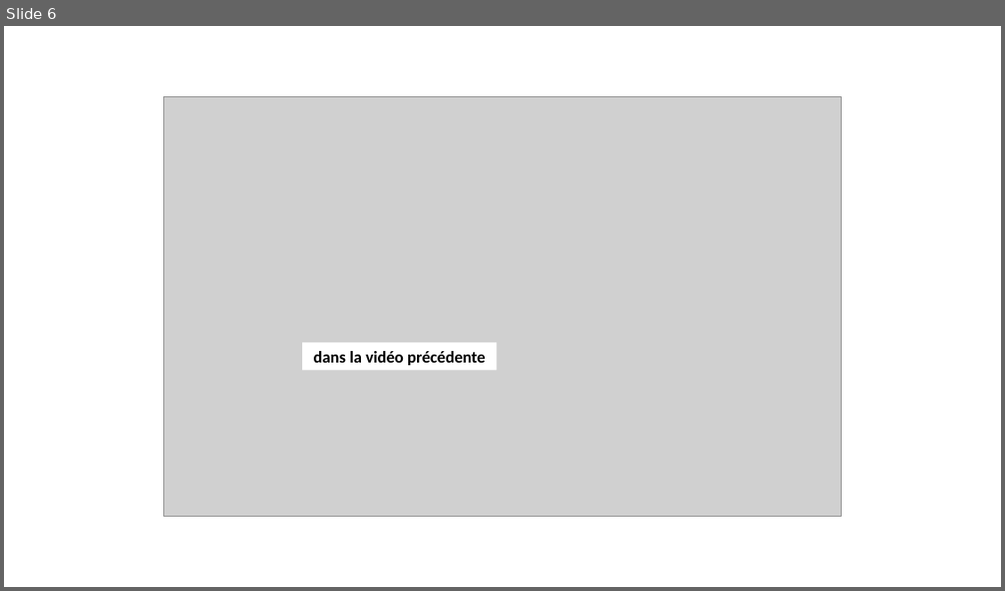
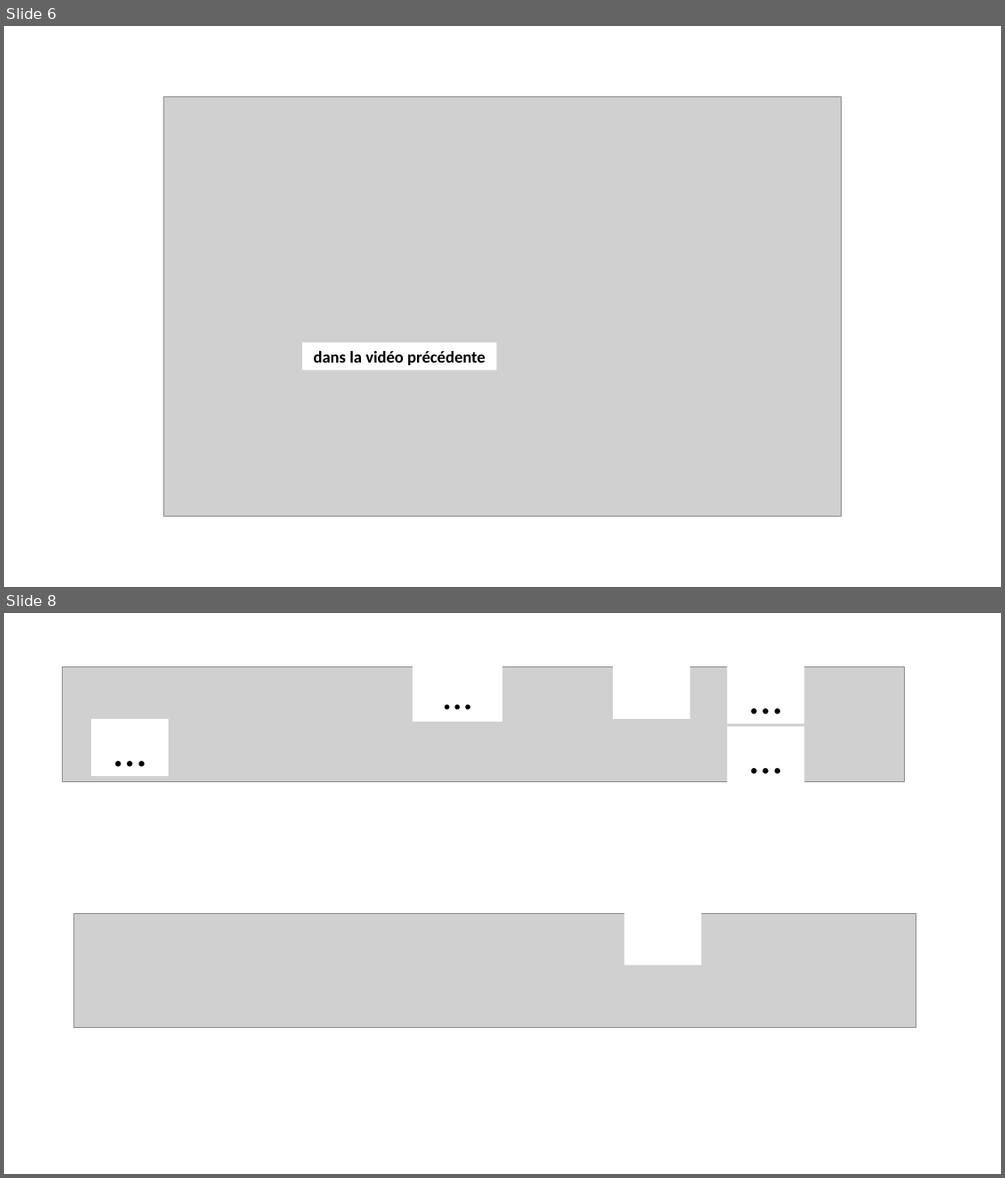
Before and after one commit to pierreghesqui/Lyc-e, a slide deck: Seconde/Chapitre7-Lewis/Eval/Eval.pptx. Shown one above the other, each under a label of ours: slide 6 before the commit, slides 6 and 8 after it; the slides between them are not shown. The pictures are 1005x591 and 1005x1178 pixels, drawn with LibreOffice and Linux fonts; fonts in the diff are those of the drawing; grey boxes stand for pictures. Boxes give left, top, right and bottom in pixels: in the first picture for what was removed or moved away, otherwise in the second. Text is boxed around its words. In the diff, an @@ line names an element or a change of style, - is before the commit and + after.

```diff
--- a/Seconde/Chapitre7-Lewis/Eval/Eval.pptx
+++ b/Seconde/Chapitre7-Lewis/Eval/Eval.pptx
@@ slide 8 added at <box>4,613,1001,1174</box>, background #FFFFFF @@
@@ rectangle added at <box>413,665,502,722</box>, fill #FFFFFF, 40 pt, text #000000 @@
+…
@@ rectangle added at <box>613,662,689,719</box>, fill #FFFFFF @@
@@ picture added at <box>63,666,905,781</box> @@
@@ rectangle added at <box>727,666,804,724</box>, fill #FFFFFF, 45 pt, text #000000 @@
+…
@@ rectangle added at <box>91,718,169,776</box>, fill #FFFFFF, 45 pt, text #000000 @@
+…
@@ rectangle added at <box>727,727,804,784</box>, fill #FFFFFF, 45 pt, text #000000 @@
+…
@@ rectangle added at <box>446,831,541,888</box>, fill #FFFFFF @@
@@ picture added at <box>74,913,916,1027</box> @@
@@ rectangle added at <box>624,908,702,965</box>, fill #FFFFFF @@
@@ rectangle added at <box>458,1077,553,1135</box>, fill #FFFFFF @@
```
Also in this commit, not shown: 2 other slides added, 23 other files.
